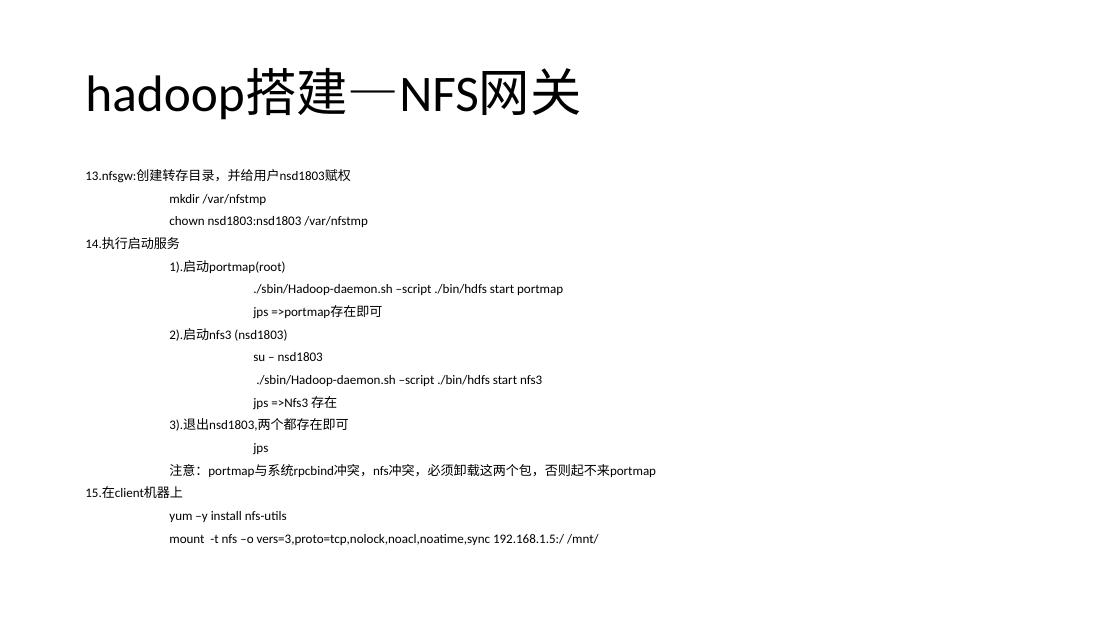
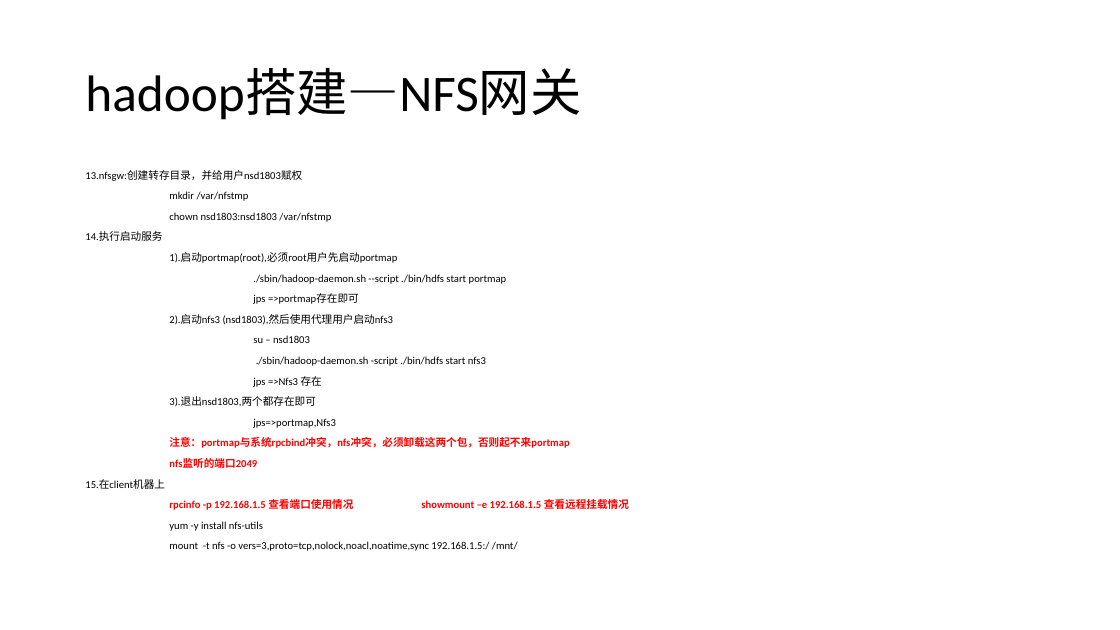
Before and after one commit to MX-Steve/nsd01, a slide deck: slide 29 of bixiejianpu/hadoop/bigData.pptx. Drawn at 1120x630 pixels with LibreOffice and Linux fonts; fonts in the diff are those of the drawing. Boxes give left, top, right and bottom in pixels: in the first picture for what was removed or moved away, otherwise in the second. Text is boxed around its words. In the diff, an @@ line names an element or a change of style, - is before the commit and + after.

```diff
--- a/bixiejianpu/hadoop/bigData.pptx
+++ b/bixiejianpu/hadoop/bigData.pptx
@@ text at bbox=[85, 170, 569, 489]: size 11.2 to 9.1 pt in "13.nfsgw:创建转存目录，并给用户nsd1803赋权", "mkdir /var/nfstmp", "chown nsd1803:nsd1803 /var/nfstmp", "14.执行启动服务" and 6 more places; text colour #000000 to #FF0000, bold on in "注意：portmap与系统rpcbind冲突，nfs冲突，必须卸载这两个包，否则起不来portmap" @@
@@ text at bbox=[169, 252, 507, 284]: text changed; size 11.2 to 9.1 pt @@
-1).启动portmap(root)
-./sbin/Hadoop-daemon.sh –script ./bin/hdfs start portmap
+1).启动portmap(root),必须root用户先启动portmap
+./sbin/hadoop-daemon.sh --script ./bin/hdfs start portmap
@@ text at bbox=[169, 314, 394, 325]: text changed; size 11.2 to 9.1 pt @@
-2).启动nfs3 (nsd1803)
+2).启动nfs3 (nsd1803),然后使用代理用户启动nfs3
@@ text at bbox=[256, 356, 486, 366]: text changed; size 11.2 to 9.1 pt @@
-./sbin/Hadoop-daemon.sh –script ./bin/hdfs start nfs3
+./sbin/hadoop-daemon.sh -script ./bin/hdfs start nfs3
@@ text at bbox=[253, 418, 336, 428]: text changed; size 11.2 to 9.1 pt @@
-jps
+jps=>portmap,Nfs3
@@ text at bbox=[169, 458, 257, 468]: paragraph added @@
+nfs监听的端口2049
@@ text at bbox=[169, 497, 629, 551]: text changed; size 11.2 to 9.1 pt @@
-yum –y install nfs-utils
-mount -t nfs –o vers=3,proto=tcp,nolock,noacl,noatime,sync 192.168.1.5:/ /mnt/
+rpcinfo -p 192.168.1.5 查看端口使用情况 showmount –e 192.168.1.5 查看远程挂载情况
+yum -y install nfs-utils
+mount -t nfs -o vers=3,proto=tcp,nolock,noacl,noatime,sync 192.168.1.5:/ /mnt/
```
Also in this commit, not shown: 4 other slides changed, 9 slides added.
